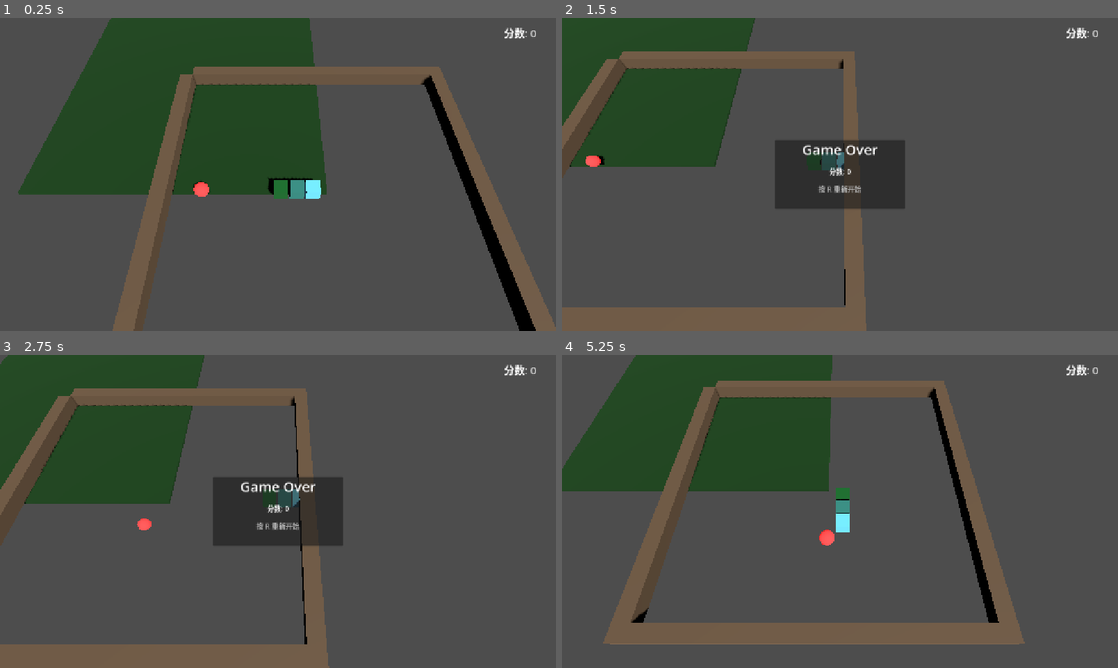
Above: before the commit, frames 1-4 (two rows, left to right).
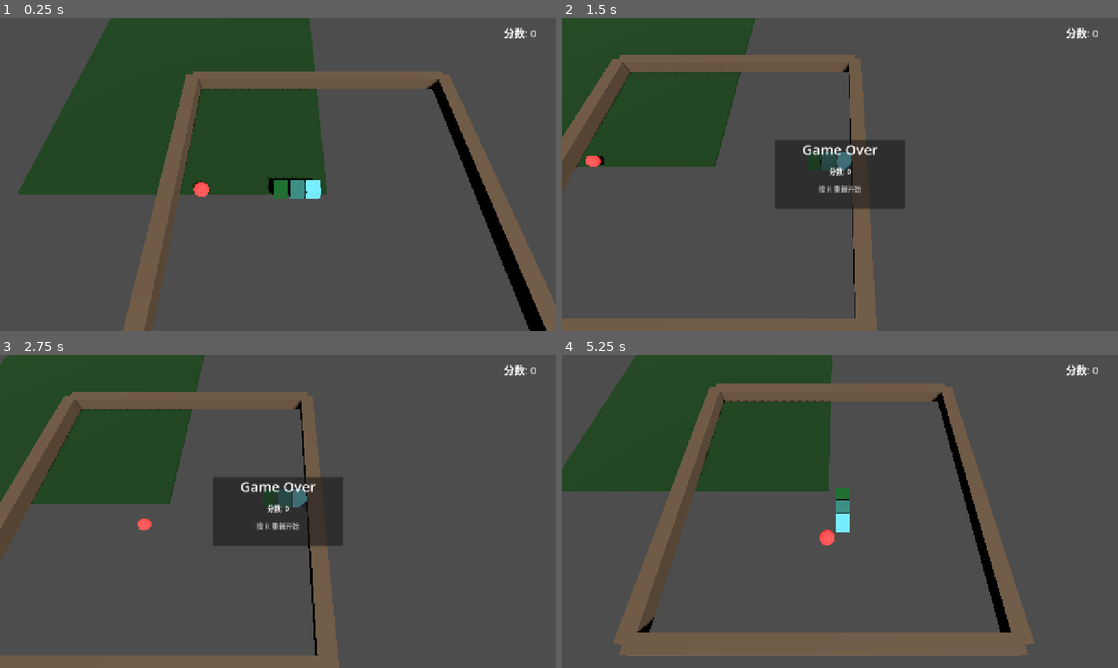
Above: after the commit, the same moments.

Repository: gaoyingxie/godot-3d-demo
Game: Godot game, scene res://scenes/main.tscn
Two runs of this game, one before a commit and one after it. Both use one fixed random seed, a clock stepped at 60 frames per second and the inputs below.
Inputs (mouse positions are in pixels of both pictures, inside the frame that each line leads up to):
- Up to frame 1 (0.25 s): no input
- Up to frame 2 (1.5 s): tap Enter at 0.5 s; move the mouse to (962, 158) at 0.52 s; hold D (move_right) 0.53-1.28 s; hold Shift (sprint) 0.53-1.28 s; click (962, 158) at 0.67 s; tap Space (jump) at 0.77 s; move the mouse to (728, 190) at 1.27 s; hold S (move_backward) from 1.28 s (still down); tap Shift (sprint) at 1.35 s
- Up to frame 3 (2.75 s): tap Space (jump) at 1.52 s; move the mouse to (333, 442) at 2.02 s; release S (move_backward) at 2.03 s; hold D (move_right) from 2.03 s (still down); hold Shift (sprint) from 2.03 s (still down)
- Up to frame 4 (5.25 s): move the mouse to (812, 574) at 2.77 s; release D (move_right) at 2.78 s; release Shift (sprint) at 2.78 s; hold W (move_forward) 2.78-3.53 s; tap Shift (sprint) at 2.85, 4.35 s; click (812, 574) at 2.92 s; tap Space (jump) at 3.02, 3.77, 4.52 s; move the mouse to (1006, 558) at 3.52 s; hold Shift (sprint) 3.53-4.28 s; hold A (move_left) 3.53-5.03 s; move the mouse to (673, 464) at 4.27 s; move the mouse to (867, 511) at 5.02 s; hold S (move_backward) from 5.03 s (still down); hold Shift (sprint) from 5.03 s (still down); click (867, 511) at 5.17 s

The runs differ from the first frame. In frame 1, 6.9% of the frame differs, in the area x 20-100%, y 15-100%; in frame 2, 5.8%; in frame 3, 6.6%; in frame 4, 12%, in the area x 7-85%, y 8-96%.

Commit message:
fix: 围墙位置与地面边缘对齐

Diff:
--- a/scenes/main.tscn
+++ b/scenes/main.tscn
@@ -42,22 +42,22 @@
 shape = SubResource("BoxShape3D_ground")
 
 [node name="WallNorth" type="CSGBox3D" parent="."]
-transform = Transform3D(1, 0, 0, 0, 1, 0, 0, 0, 1, 10, 0.5, -0.5)
+transform = Transform3D(1, 0, 0, 0, 1, 0, 0, 0, 1, 10, 0.5, 0)
 size = Vector3(20, 1, 1)
 material_override = SubResource("StandardMaterial3D_wall")
 
 [node name="WallSouth" type="CSGBox3D" parent="."]
-transform = Transform3D(1, 0, 0, 0, 1, 0, 0, 0, 1, 10, 0.5, 19.5)
+transform = Transform3D(1, 0, 0, 0, 1, 0, 0, 0, 1, 10, 0.5, 20)
 size = Vector3(20, 1, 1)
 material_override = SubResource("StandardMaterial3D_wall")
 
 [node name="WallWest" type="CSGBox3D" parent="."]
-transform = Transform3D(1, 0, 0, 0, 1, 0, 0, 0, 1, -0.5, 0.5, 10)
+transform = Transform3D(1, 0, 0, 0, 1, 0, 0, 0, 1, 0, 0.5, 10)
 size = Vector3(1, 1, 20)
 material_override = SubResource("StandardMaterial3D_wall")
 
 [node name="WallEast" type="CSGBox3D" parent="."]
-transform = Transform3D(1, 0, 0, 0, 1, 0, 0, 0, 1, 19.5, 0.5, 10)
+transform = Transform3D(1, 0, 0, 0, 1, 0, 0, 0, 1, 20, 0.5, 10)
 size = Vector3(1, 1, 20)
 material_override = SubResource("StandardMaterial3D_wall")
 
